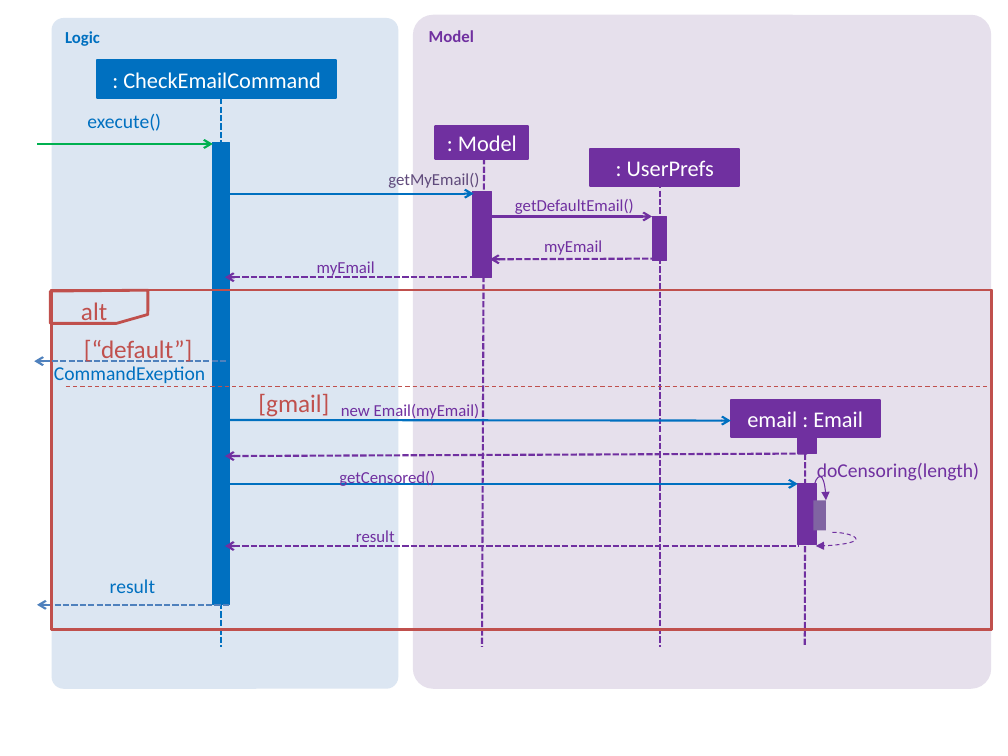
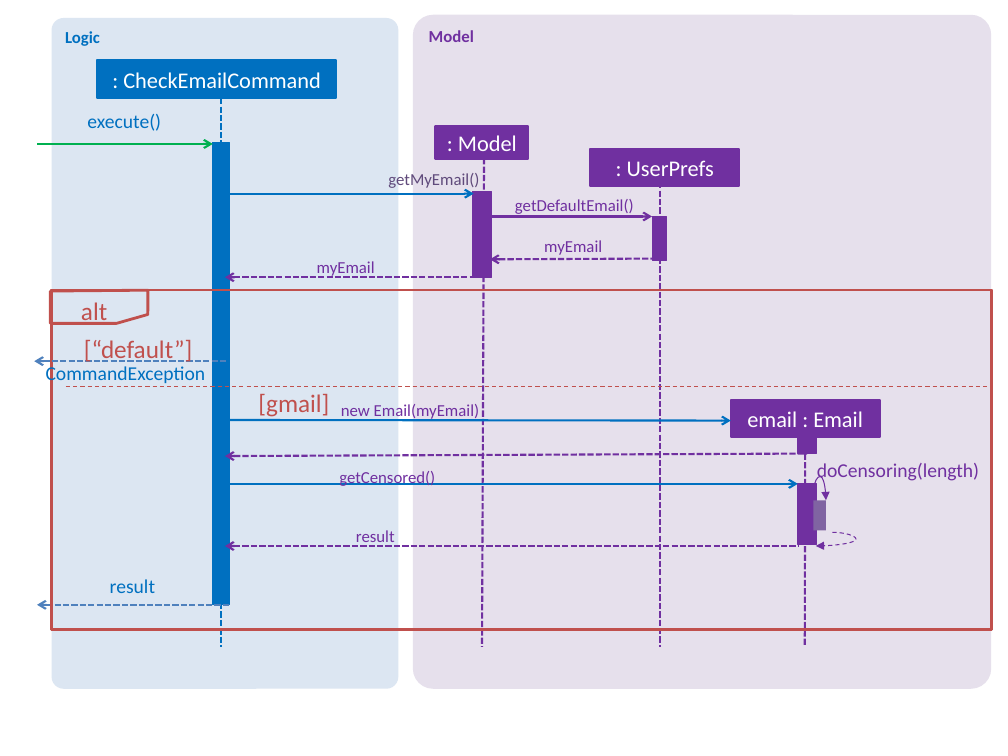
Before and after one commit to Kelly9373/main, a slide deck: slide 1 of docs/diagrams/CheckEmailSequenceDiagram.pptx. Drawn at 1008x756 pixels with LibreOffice and Linux fonts; fonts in the diff are those of the drawing. Boxes give left, top, right and bottom in pixels: in the first picture for what was removed or moved away, otherwise in the second. Text is boxed around its words. In the diff, an @@ line names an element or a change of style, - is before the commit and + after.

```diff
--- a/docs/diagrams/CheckEmailSequenceDiagram.pptx
+++ b/docs/diagrams/CheckEmailSequenceDiagram.pptx
@@ text at <box>46,364,206,386</box>: text changed @@
-CommandExeption
+CommandException
```
Also in this commit, not shown: 1 other file.
